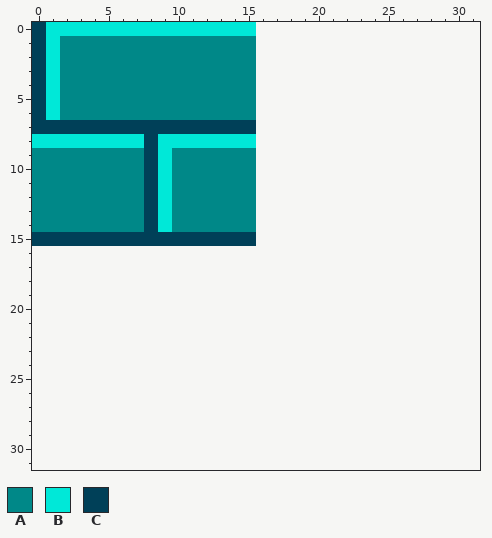
A pixel-art sprite gets an edit: assets/Wall2.png. This is how it looked before the edit.
The file is 16x16 pixels. The old version is drawn lined up with the new one, on the new canvas.
Palette (. is transparent): A #008888  B #00e8d8  C #004058
Pixels before, first column x 0:
 0 CBBBBBBBBBBBBBBB
 1 CBAAAAAAAAAAAAAA
 2 CBAAAAAAAAAAAAAA
 3 CBAAAAAAAAAAAAAA
 4 CBAAAAAAAAAAAAAA
 5 CBAAAAAAAAAAAAAA
 6 CBAAAAAAAAAAAAAA
 7 CCCCCCCCCCCCCCCC
 8 BBBBBBBBCBBBBBBB
 9 AAAAAAAACBAAAAAA
10 AAAAAAAACBAAAAAA
11 AAAAAAAACBAAAAAA
12 AAAAAAAACBAAAAAA
13 AAAAAAAACBAAAAAA
14 AAAAAAAACBAAAAAA
15 CCCCCCCCCCCCCCCC
After:
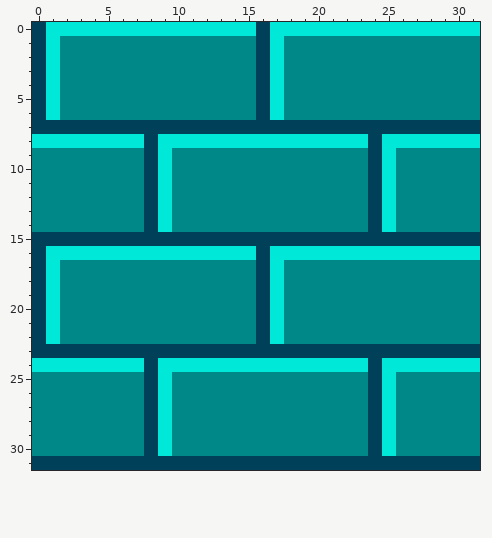
What changed:
canvas 16x16 -> 32x32
Changed rows in their new state; - is an unchanged pixel.
first column x 0:
 0 ----------------CBBBBBBBBBBBBBBB
 1 ----------------CBAAAAAAAAAAAAAA
 2 ----------------CBAAAAAAAAAAAAAA
 3 ----------------CBAAAAAAAAAAAAAA
 4 ----------------CBAAAAAAAAAAAAAA
 5 ----------------CBAAAAAAAAAAAAAA
 6 ----------------CBAAAAAAAAAAAAAA
 7 ----------------CCCCCCCCCCCCCCCC
 8 ----------------BBBBBBBBCBBBBBBB
 9 ----------------AAAAAAAACBAAAAAA
10 ----------------AAAAAAAACBAAAAAA
11 ----------------AAAAAAAACBAAAAAA
12 ----------------AAAAAAAACBAAAAAA
13 ----------------AAAAAAAACBAAAAAA
14 ----------------AAAAAAAACBAAAAAA
15 ----------------CCCCCCCCCCCCCCCC
16 CBBBBBBBBBBBBBBBCBBBBBBBBBBBBBBB
17 CBAAAAAAAAAAAAAACBAAAAAAAAAAAAAA
18 CBAAAAAAAAAAAAAACBAAAAAAAAAAAAAA
19 CBAAAAAAAAAAAAAACBAAAAAAAAAAAAAA
20 CBAAAAAAAAAAAAAACBAAAAAAAAAAAAAA
21 CBAAAAAAAAAAAAAACBAAAAAAAAAAAAAA
22 CBAAAAAAAAAAAAAACBAAAAAAAAAAAAAA
23 CCCCCCCCCCCCCCCCCCCCCCCCCCCCCCCC
24 BBBBBBBBCBBBBBBBBBBBBBBBCBBBBBBB
25 AAAAAAAACBAAAAAAAAAAAAAACBAAAAAA
26 AAAAAAAACBAAAAAAAAAAAAAACBAAAAAA
27 AAAAAAAACBAAAAAAAAAAAAAACBAAAAAA
28 AAAAAAAACBAAAAAAAAAAAAAACBAAAAAA
29 AAAAAAAACBAAAAAAAAAAAAAACBAAAAAA
30 AAAAAAAACBAAAAAAAAAAAAAACBAAAAAA
31 CCCCCCCCCCCCCCCCCCCCCCCCCCCCCCCC
Changed places in both pictures, as pixel boxes (x1, y1, x2, y2):
added: (32, 22, 480, 470)
